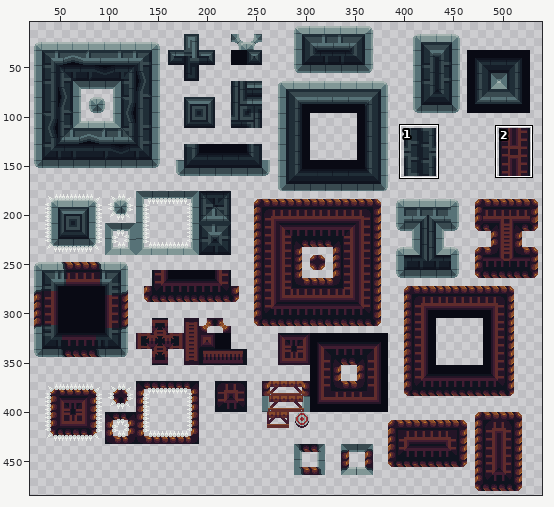
Two versions of one sprite sheet, Project/Sprites/Tilesets/Castle Tileset Export.png. The picture above shows the old version from afar; the outline marks the close-up.
Close-up. Before the commit:
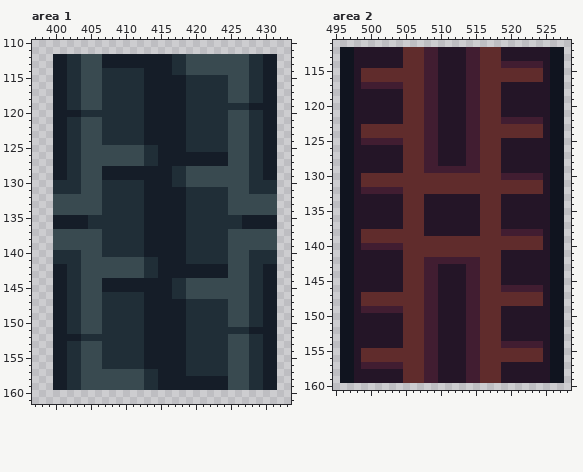
The file is 560x496 pixels. Shown: area 1: x 397..433, y 110..161; area 2: x 495..528, y 111..160. The wide view leaves out empty margins. The commit also changed other parts of the picture, which this record leaves out.
And afterwards:
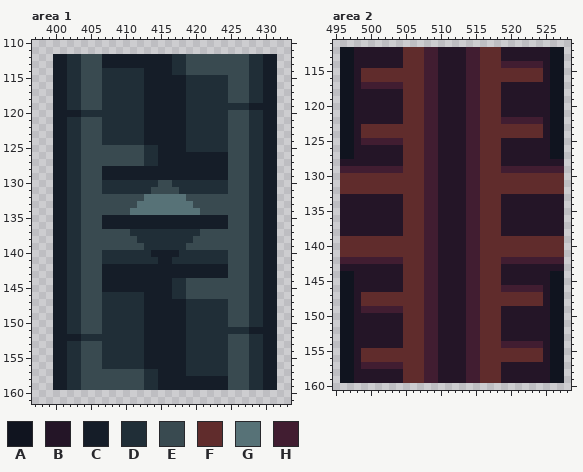
Palette (. is transparent): A #10141f  B #241527  C #151d28  D #202e37  E #394a50  F #602c2c  G #577277  H #411d31
The edit:
Changed rows in their new state; - is an unchanged pixel.
Area 1:
first column x 400:
128 -----------------CCCCCCCC-------
129 -----------------CCCCCCCC-------
130 CC-----------DDEE--DDDDDD-----CC
131 CC-----------DEEEED-----------CC
132 CCDD---EEEEEEGGGGGGEEEEEE---DDCC
133 CCDD---EEEEEGGGGGGGGEEEEE---DDCC
134 CCDD---EEEEGGGGGGGGGGEEEE---DDCC
135 --DDEEECCCCCC------CCCCCCEEEDD--
136 --DDEEECCCCCC------CCCCCCEEEDD--
137 CCDD---EEEE--DDDDDD--EEEE---DDCC
138 CCDD---EEEEE-DDDDDD-EEEEE---DDCC
139 CCDD---EEEEEEDDDDDDEEEEEE---DDCC
140 CC-----------D----D-----------CC
141 CC-----DDDDDD----DD-----------CC
142 -------CCCCCCCC-----------------
143 -------CCCCCCCC-----------------
Area 2:
first column x 496:
128 BB----------------------------BB
129 HHHHHHHHH-----BBBB-----HHHHHHHHH
130 FFF---------HHBBBBHH---FFFFFFFFF
131 FFF---------HHBBBBHH---------FFF
132 FFFFFFFFF---HHBBBBHH---------FFF
133 BB----------HH----HH----------BB
134 BB----------HH----HH----------BB
135 BB----------HH----HH----------BB
136 BB----------HH----HH----------BB
137 BB----------HH----HH----------BB
138 BB-BBBBBB---HH----HH---BBBBBB-BB
139 FFF---------HHBBBBHH---------FFF
140 FFFFFFFFF---HHBBBBHH---------FFF
141 FFFFFFFFF---HHBBBBHH---FFFFFFFFF
142 HHHHHHHHH-----BBBB-----HHHHHHHHH
143 BB----------------------------BB
Changed places in both close-ups, as pixel boxes (x1, y1, x2, y2):
changed: (53, 166, 277, 278)
changed: (340, 159, 480, 271)
changed: (501, 159, 564, 271)
